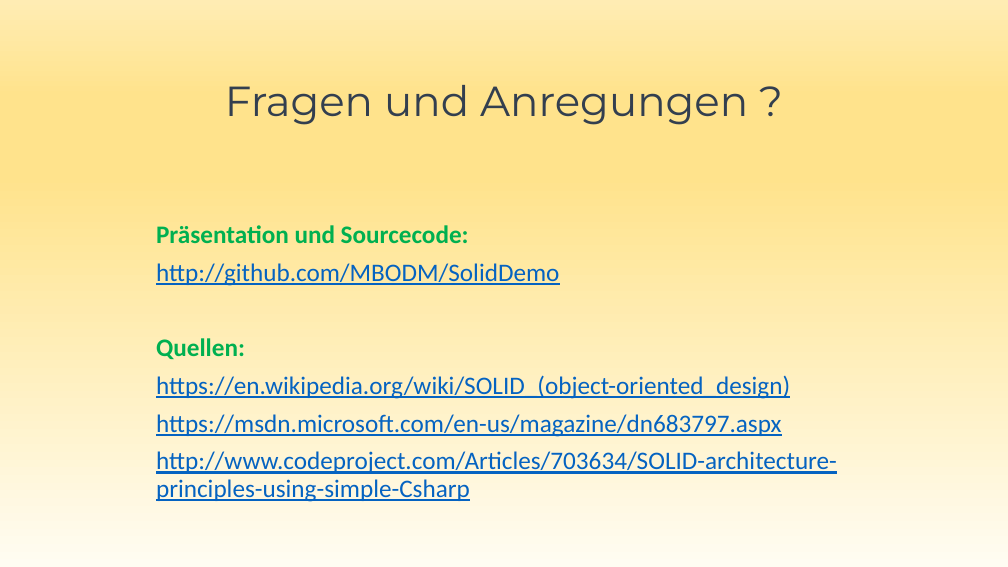
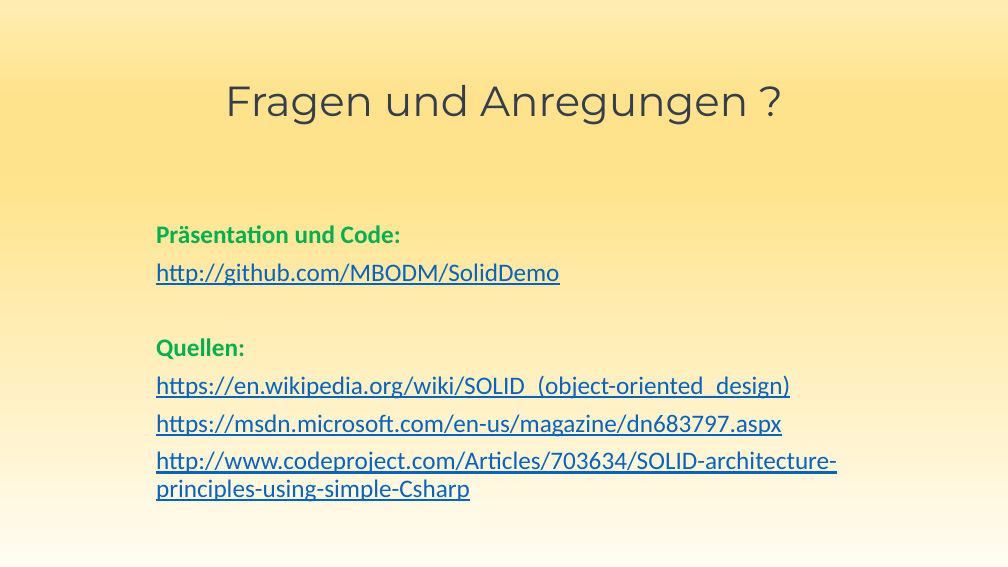
Before and after one commit to mbodm/SolidDemo, a slide deck: slide 27 of Presentation/Solid.pptx. Drawn at 1008x567 pixels with LibreOffice and Linux fonts; fonts in the diff are those of the drawing. Boxes give left, top, right and bottom in pixels: in the first picture for what was removed or moved away, otherwise in the second. Text is boxed around its words. In the diff, an @@ line names an element or a change of style, - is before the commit and + after.

Commit message:
Small presentation changes

```diff
--- a/Presentation/Solid.pptx
+++ b/Presentation/Solid.pptx
@@ text at bbox=[156, 225, 401, 244]: text changed @@
-Präsentation und Sourcecode:
+Präsentation und Code:
```
